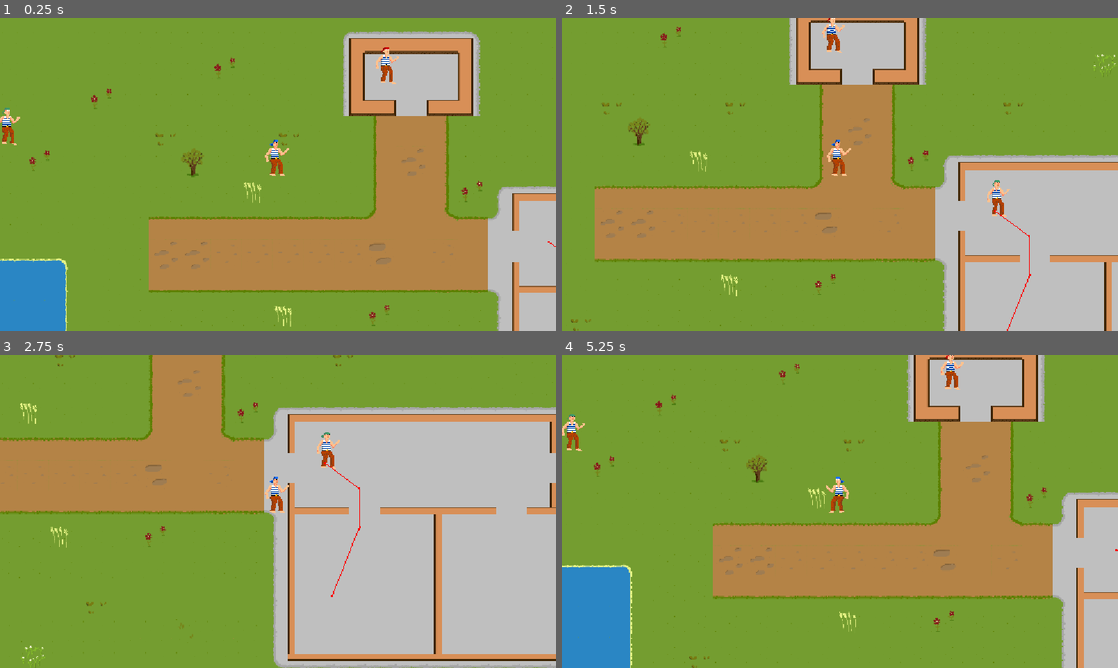
Above: before the commit, frames 1-4 (two rows, left to right).
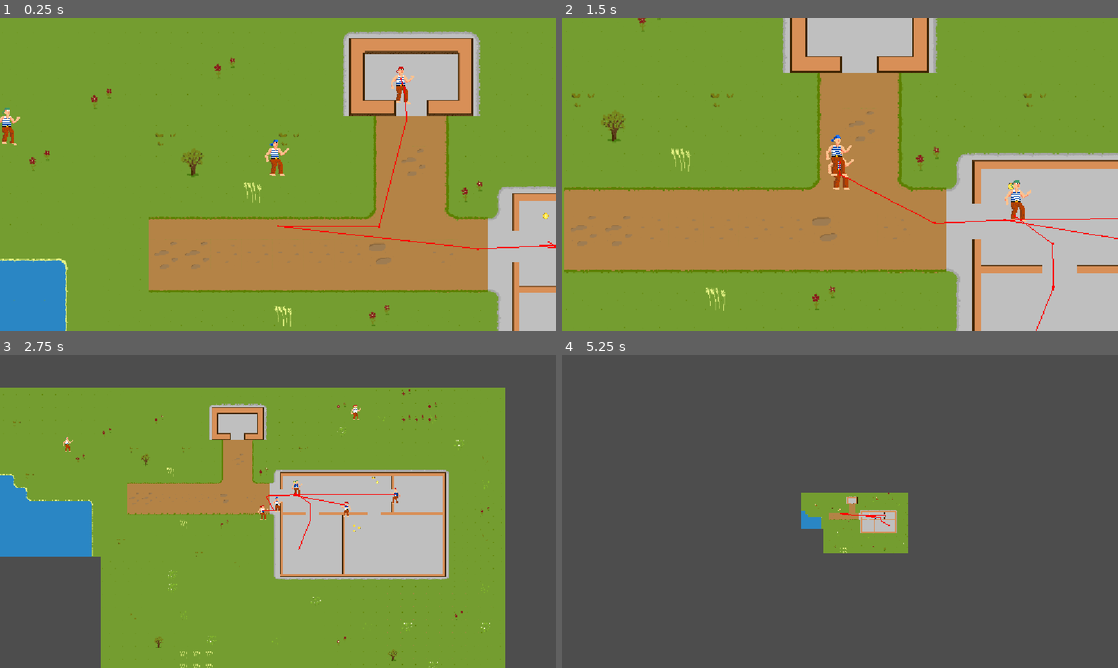
Above: after the commit, the same moments.

Repository: rgilpt/Pathfind_new_2026
Game: Godot game, scene res://world.tscn
Same seed, same stepped clock (60 frames per second), same inputs: the game is played once before the commit and once after it.
Inputs (mouse positions are in pixels of both pictures, inside the frame that each line leads up to):
- Up to frame 1 (0.25 s): no input
- Up to frame 2 (1.5 s): move the mouse to (962, 158) at 0.52 s; hold Right (ui_right) 0.53-1.28 s; tap Mouse wheel up (ui_zoom_in, bound only after the commit) at 0.6 s; tap Mouse wheel down (ui_zoom_out, bound only after the commit) at 0.8, 1.35 s; move the mouse to (728, 190) at 1.27 s; hold Down (ui_down) from 1.28 s (still down)
- Up to frame 3 (2.75 s): tap Mouse wheel up (ui_zoom_in, bound only after the commit) at 1.55, 2.1 s; move the mouse to (333, 442) at 2.02 s; release Down (ui_down) at 2.03 s; hold Right (ui_right) from 2.03 s (still down); tap Mouse wheel down (ui_zoom_out, bound only after the commit) at 2.3 s
- Up to frame 4 (5.25 s): move the mouse to (812, 574) at 2.77 s; release Right (ui_right) at 2.78 s; hold Up (ui_up) 2.78-3.53 s; tap Mouse wheel down (ui_zoom_out, bound only after the commit) at 2.85, 3.8, 4.35 s; tap Mouse wheel up (ui_zoom_in, bound only after the commit) at 3.05, 3.6, 4.55, 5.1 s; move the mouse to (1006, 558) at 3.52 s; hold Left (ui_left) 3.53-5.03 s; move the mouse to (673, 464) at 4.27 s; move the mouse to (867, 511) at 5.02 s; hold Down (ui_down) from 5.03 s (still down)

The runs differ from the first frame. In frame 1, 0.7% of the frame differs, in the area x 49-100%, y 9-75%; in frame 2, 15%; in frame 3, 66%; in frame 4, 99%, in the area x 0-100%, y 0-100%.

Commit message:
extra NPCs and future coins

Diff:
--- /dev/null
+++ b/Scripts/enemy_pathfinding.gd
@@ -0,0 +1,22 @@
+extends CharacterBody2D
+
+@export var player: CharacterBody2D = null
+@export var movement_speed: float = 250.0
+
+@onready var nav: NavigationAgent2D = $NavigationAgent2D
+@onready var sprite_2d: Sprite2D = $Sprite2D
+
+func _physics_process(_delta):
+	if player == null:
+		return
+	nav.target_position = player.global_position
+	if nav.is_navigation_finished():
+		velocity = Vector2.ZERO
+	else:
+		var next_point = nav.get_next_path_position()
+		velocity = (next_point - global_position).normalized() * movement_speed
+		if velocity.x < 0:
+			sprite_2d.scale.x = -1
+		elif velocity.x > 0:
+			sprite_2d.scale.x = 1
+	move_and_slide()
--- a/player.gd
+++ b/player.gd
@@ -2,6 +2,7 @@
 
 const speed_length = 320.0
 @onready var sprite_2d: Sprite2D = $Sprite2D
+@onready var camera_2d: Camera2D = $Camera2D
 
 func _physics_process(delta):
 	var speed_direction = Vector2()
@@ -15,5 +16,11 @@
 	if Input.is_action_pressed("ui_right"):
 		speed_direction.x += 1
 		sprite_2d.scale.x = 1
+
+
+	if Input.is_action_just_pressed("ui_zoom_in"):
+		camera_2d.zoom *=0.5
+	if Input.is_action_just_pressed("ui_zoom_out"):
+		camera_2d.zoom *=1.5
 	velocity = speed_direction.normalized() * speed_length
 	move_and_slide()
--- a/project.godot
+++ b/project.godot
@@ -20,6 +20,19 @@
 window/stretch/mode="canvas_items"
 window/stretch/aspect="expand"
 
+[input]
+
+ui_zoom_in={
+"deadzone": 0.2,
+"events": [Object(InputEventMouseButton,"resource_local_to_scene":false,"resource_name":"","device":-1,"window_id":0,"alt_pressed":false,"shift_pressed":false,"ctrl_pressed":false,"meta_pressed":false,"button_mask":0,"position":Vector2(0, 0),"global_position":Vector2(0, 0),"factor":1.0,"button_index":4,"canceled":false,"pressed":false,"double_click":false,"script":null)
+]
+}
+ui_zoom_out={
+"deadzone": 0.2,
+"events": [Object(InputEventMouseButton,"resource_local_to_scene":false,"resource_name":"","device":-1,"window_id":0,"alt_pressed":false,"shift_pressed":false,"ctrl_pressed":false,"meta_pressed":false,"button_mask":0,"position":Vector2(0, 0),"global_position":Vector2(0, 0),"factor":1.0,"button_index":5,"canceled":false,"pressed":false,"double_click":false,"script":null)
+]
+}
+
 [physics]
 
 3d/physics_engine="Jolt Physics"
--- a/world.tscn
+++ b/world.tscn
@@ -6,9 +6,11 @@
 [ext_resource type="Script" uid="uid://bct4xcg8fods8" path="res://Scripts/friend.gd" id="3_dwbse"]
 [ext_resource type="Texture2D" uid="uid://b77v6iolxr0bg" path="res://Assets/Player.png" id="4_gbfbk"]
 [ext_resource type="Script" uid="uid://b0cvcx2gc42rv" path="res://Scripts/enemy.gd" id="5_dwbse"]
+[ext_resource type="Script" uid="uid://f2aub12uxhnh" path="res://Scripts/enemy_pathfinding.gd" id="5_wse8f"]
 [ext_resource type="Texture2D" uid="uid://by5pdn225pfss" path="res://Assets/Enemy.png" id="6_gbfbk"]
 [ext_resource type="Texture2D" uid="uid://c4xyuklespkgm" path="res://Assets/Friend.png" id="8_ioo17"]
 [ext_resource type="Script" uid="uid://bivuyuh251yt7" path="res://Scripts/house_friend.gd" id="9_ioo17"]
+[ext_resource type="Texture2D" uid="uid://bt8qbbhr7fknw" path="res://Assets/coin.png" id="11_ic0uy"]
 
 [sub_resource type="TileSetAtlasSource" id="TileSetAtlasSource_wse8f"]
 texture = ExtResource("1_gbfbk")
@@ -776,6 +778,11 @@
 polygons = Array[PackedInt32Array]([PackedInt32Array(0, 1, 2, 3, 4), PackedInt32Array(5, 6, 7, 8), PackedInt32Array(9,  …(316 unchanged characters)…
 outlines = Array[PackedVector2Array]([PackedVector2Array(1224, 398, 1228, 250, 1726, 249, 1727, 308, 1774, 314, 1773, 2 …(247 unchanged characters)…
 
+[sub_resource type="NavigationPolygon" id="NavigationPolygon_hwx5q"]
+vertices = PackedVector2Array(978.3906, 7.5625, 913.1406, 10.5234375, 913.8594, -43.109375, 1063.1406, -44.882813, 1004.9531, 6, 1063.8594, 6, 998.21094, 73.453125, 982.2969, 72.71094, 1172.1406, 412.96875, 468.14063, 411.02344, 469.85156, 292.03906, 925.5078, 294.03906, 1173.8594, 291.21094, 1049.9531, 281.21875, 1050.9531, 87.64844, 934.75, 109.11719)
+polygons = Array[PackedInt32Array]([PackedInt32Array(0, 1, 2, 3, 4), PackedInt32Array(3, 5, 4), PackedInt32Array(0, 4, 6, 7), PackedInt32Array(8, 9, 10, 11), PackedInt32Array(12, 8, 11, 13), PackedInt32Array(6, 14, 13, 11, 15, 7)])
+outlines = Array[PackedVector2Array]([PackedVector2Array(903, 21, 904, -53, 1073, -55, 1074, 16, 1014, 16, 1009, 66, 1061, 80, 1060, 272, 1184, 282, 1182, 423, 458, 421, 460, 282, 916, 284, 925, 104, 972, 68, 969, 18)])
+
 [node name="World" type="Node2D" unique_id=1440216277]
 
 [node name="TileMapLayer" type="TileMapLayer" parent="." unique_id=1998603025]
@@ -811,24 +818,98 @@
 
 [node name="Enemy" type="CharacterBody2D" parent="Dynamic" unique_id=208040758 node_paths=PackedStringArray("player")]
 position = Vector2(941, -49)
+script = ExtResource("5_wse8f")
+player = NodePath("../Player")
+
+[node name="Sprite2D" type="Sprite2D" parent="Dynamic/Enemy" unique_id=2146710698]
+texture_filter = 1
+texture = ExtResource("6_gbfbk")
+
+[node name="CollisionShape2D" type="CollisionShape2D" parent="Dynamic/Enemy" unique_id=1943781846]
+position = Vector2(5, 41)
+shape = SubResource("RectangleShape2D_hwx5q")
+
+[node name="Perception" type="Area2D" parent="Dynamic/Enemy" unique_id=1038319551]
+
+[node name="CollisionShape2D" type="CollisionShape2D" parent="Dynamic/Enemy/Perception" unique_id=232874538]
+shape = SubResource("CircleShape2D_hwx5q")
+
+[node name="RayCast2D" type="RayCast2D" parent="Dynamic/Enemy" unique_id=1133773031]
+
+[node name="NavigationAgent2D" type="NavigationAgent2D" parent="Dynamic/Enemy" unique_id=1349219882]
+debug_enabled = true
+debug_path_custom_color = Color(1, 0.14509805, 1, 1)
+
+[node name="Enemy3" type="CharacterBody2D" parent="Dynamic" unique_id=1706056869 node_paths=PackedStringArray("player")]
+position = Vector2(1902, 298)
+script = ExtResource("5_wse8f")
+player = NodePath("../Player")
+
+[node name="Sprite2D" type="Sprite2D" parent="Dynamic/Enemy3" unique_id=1207942492]
+texture_filter = 1
+texture = ExtResource("6_gbfbk")
+
+[node name="CollisionShape2D" type="CollisionShape2D" parent="Dynamic/Enemy3" unique_id=1554755186]
+position = Vector2(5, 41)
+shape = SubResource("RectangleShape2D_hwx5q")
+
+[node name="Perception" type="Area2D" parent="Dynamic/Enemy3" unique_id=1906975381]
+
+[node name="CollisionShape2D" type="CollisionShape2D" parent="Dynamic/Enemy3/Perception" unique_id=775662760]
+shape = SubResource("CircleShape2D_hwx5q")
+
+[node name="RayCast2D" type="RayCast2D" parent="Dynamic/Enemy3" unique_id=757603497]
+
+[node name="NavigationAgent2D" type="NavigationAgent2D" parent="Dynamic/Enemy3" unique_id=1942553917]
+debug_enabled = true
+debug_path_custom_color = Color(1, 0.14509805, 1, 1)
+
+[node name="Enemy4" type="CharacterBody2D" parent="Dynamic" unique_id=826558574 node_paths=PackedStringArray("player")]
+position = Vector2(1837, 601)
+script = ExtResource("5_wse8f")
+player = NodePath("../Player")
+
+[node name="Sprite2D" type="Sprite2D" parent="Dynamic/Enemy4" unique_id=631176817]
+texture_filter = 1
+texture = ExtResource("6_gbfbk")
+
+[node name="CollisionShape2D" type="CollisionShape2D" parent="Dynamic/Enemy4" unique_id=1765465366]
+position = Vector2(5, 41)
+shape = SubResource("RectangleShape2D_hwx5q")
+
+[node name="Perception" type="Area2D" parent="Dynamic/Enemy4" unique_id=420634691]
+
+[node name="CollisionShape2D" type="CollisionShape2D" parent="Dynamic/Enemy4/Perception" unique_id=1804925263]
+shape = SubResource("CircleShape2D_hwx5q")
+
+[node name="RayCast2D" type="RayCast2D" parent="Dynamic/Enemy4" unique_id=1834046953]
+
+[node name="NavigationAgent2D" type="NavigationAgent2D" parent="Dynamic/Enemy4" unique_id=1171695868]
+debug_enabled = true
+debug_path_custom_color = Color(1, 0.14509805, 1, 1)
+
+[node name="Enemy2" type="CharacterBody2D" parent="Dynamic" unique_id=152644937 node_paths=PackedStringArray("player")]
+position = Vector2(1571, -79)
 script = ExtResource("5_dwbse")
 player = NodePath("../Player")
 distance_to_track = 60.0
 
-[node name="Sprite2D" type="Sprite2D" parent="Dynamic/Enemy" unique_id=2146710698]
+[node name="Sprite2D" type="Sprite2D" parent="Dynamic/Enemy2" unique_id=1017399208]
 texture_filter = 1
 texture = ExtResource("6_gbfbk")
 
-[node name="CollisionShape2D" type="CollisionShape2D" parent="Dynamic/Enemy" unique_id=1943781846]
+[node name="CollisionShape2D" type="CollisionShape2D" parent="Dynamic/Enemy2" unique_id=1611634821]
 position = Vector2(5, 41)
 shape = SubResource("RectangleShape2D_hwx5q")
 
-[node name="Perception" type="Area2D" parent="Dynamic/Enemy" unique_id=1038319551]
-
-[node name="CollisionShape2D" type="CollisionShape2D" parent="Dynamic/Enemy/Perception" unique_id=232874538]
+[node name="Perception" type="Area2D" parent="Dynamic/Enemy2" unique_id=296473296]
+
+[node name="CollisionShape2D" type="CollisionShape2D" parent="Dynamic/Enemy2/Perception" unique_id=1685550149]
 shape = SubResource("CircleShape2D_hwx5q")
 
-[node name="RayCast2D" type="RayCast2D" parent="Dynamic/Enemy" unique_id=1133773031]
+[node name="RayCast2D" type="RayCast2D" parent="Dynamic/Enemy2" unique_id=1980887175]
+
+[node name="NavigationAgent2D" type="NavigationAgent2D" parent="Dynamic/Enemy2" unique_id=1390291666]
 
 [node name="Friend" type="CharacterBody2D" parent="Dynamic" unique_id=1496660758 node_paths=PackedStringArray("player")]
 position = Vector2(156, 77)
@@ -898,4 +979,42 @@
 [node name="Kitchen" type="Marker2D" parent="Dynamic/Static" unique_id=147194436]
 position = Vector2(1361, 575)
 
+[node name="NavigationRegion2D2" type="NavigationRegion2D" parent="Dynamic/Static" unique_id=1869983463]
+navigation_polygon = SubResource("NavigationPolygon_hwx5q")
+
+[node name="NavigationLink2D" type="NavigationLink2D" parent="Dynamic/Static" unique_id=2021244997]
+position = Vector2(1200, 338)
+start_position = Vector2(59, -4)
+end_position = Vector2(-69, 2)
+
+[node name="Coin" type="Sprite2D" parent="Dynamic" unique_id=1357395129]
+position = Vector2(1271, 272.00003)
+scale = Vector2(0.1, 0.1)
+texture = ExtResource("11_ic0uy")
+
+[node name="Coin2" type="Sprite2D" parent="Dynamic" unique_id=1446672083]
+position = Vector2(1562, 487)
+scale = Vector2(0.1, 0.1)
+texture = ExtResource("11_ic0uy")
+
+[node name="Coin3" type="Sprite2D" parent="Dynamic" unique_id=989582799]
+position = Vector2(1590, 496)
+scale = Vector2(0.1, 0.1)
+texture = ExtResource("11_ic0uy")
+
+[node name="Coin4" type="Sprite2D" parent="Dynamic" unique_id=200758480]
+position = Vector2(1565, 512)
+scale = Vector2(0.1, 0.1)
+texture = ExtResource("11_ic0uy")
+
+[node name="Coin5" type="Sprite2D" parent="Dynamic" unique_id=621312922]
+position = Vector2(1678, 273)
+scale = Vector2(0.1, 0.1)
+texture = ExtResource("11_ic0uy")
+
+[node name="Coin6" type="Sprite2D" parent="Dynamic" unique_id=2084689280]
+position = Vector2(1659, 252)
+scale = Vector2(0.1, 0.1)
+texture = ExtResource("11_ic0uy")
+
 [connection signal="timeout" from="Dynamic/HouseFriend/ChangeTarget" to="Dynamic/HouseFriend" method="_on_change_target_timeout"]
Binary file added: Assets/coin.png
Not shown, added: Assets/coin.png.import
Not shown, added: Scripts/enemy_pathfinding.gd.uid
